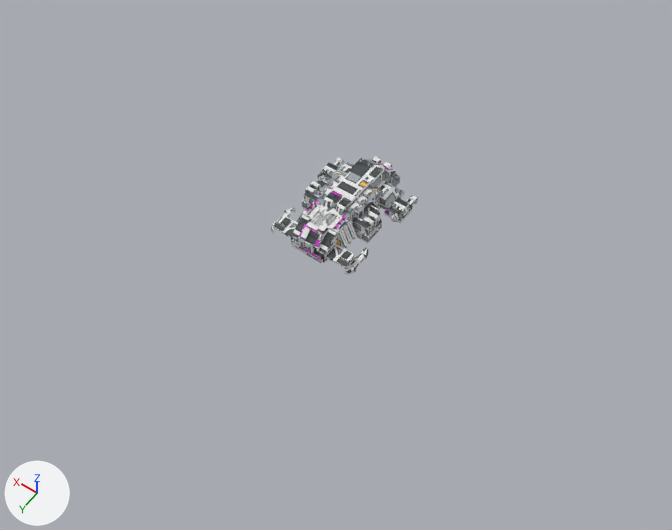
The Blender file _temporary/icumcv/icumcv.blend: old version first, new version second.
Before and after are seen from a 50 mm camera at (-19.2, 27.8, 38.9) aimed at (-1.3, 2.8, -0.5). The lights are fixed; the arrows at lower left show +X, +Y and +Z.

In view in the first picture: 'base'.
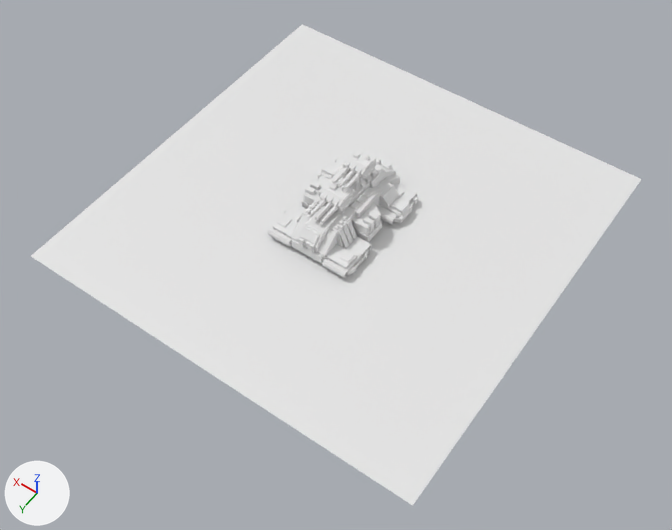
The change, as a list of edits to the scene's bpy script:
```text
Add mat_andmcv:
    mat_andmcv = diffuse_material('andmcv')
    mat_andmcv.base_color = (0.8, 0.8, 0.8)  # white #e7e7e7
Change me_base:
    used by ob_base; location = (0.0, 0.0, 0.0); rotation_euler = (1.571, 0.0, 0.0), in degrees (90, 0, 0); scale = (0.05, 0.05, 0.05)
    remove me_base.from_pydata(...)  # 718 vertices, 457 faces; spans x -56.1..56.1, y 4.0..44.3, z -74.2..74.2
    add me_base.from_pydata(...)  # 724 vertices, 457 faces; spans x -56.1..56.1, y 4.0..44.3, z -74.2..74.2
    me_base part 1: the loose piece of 8 vertices spanning x -32.3..-22.4, y 14.4..34.5, z -39.7..-33.9 is moved by (-0.4, 0.0, -7.2), in mat_andmcv (white #e7e7e7)
    me_base part 2: the loose piece of 8 vertices spanning x -32.3..-22.4, y 14.4..34.5, z -32.4..-26.7 is moved by (-0.4, 0.0, -7.4), in mat_andmcv (white #e7e7e7)
    me_base part 3: the loose piece of 8 vertices spanning x -41.2..-15.5, y 17.3..28.5, z -21.8..19.5 is moved by (-0.4, 0.0, 0.0), in mat_andmcv (white #e7e7e7)
    me_base part 4: the loose piece of 12 vertices spanning x -43.3..-32.5, y 18.2..33.0, z -7.8..-2.1 is moved by (-0.4, 0.0, -0.1), in mat_andmcv (white #e7e7e7)
    me_base part 5: the loose piece of 8 vertices spanning x -21.4..-14.4, y 36.1..38.0, z -14.3..-5.2 is moved by (0.0, 1.6, 0.0), in mat_andmcv (white #e7e7e7)
    me_base part 6: the loose piece of 8 vertices spanning x -32.3..-22.4, y 14.4..34.5, z -32.4..-26.7 is copied, and the copy is moved by (-0.4, 0.0, 0.2), in mat_andmcv (white #e7e7e7); it spans x -32.7..-22.8, y 14.4..34.5, z -32.3..-26.5
    me_base part 7: the loose piece of 12 vertices spanning x -43.3..-32.5, y 18.2..33.0, z -16.8..-11.1 is moved by (-0.4, 0.0, 0.0), in mat_andmcv (white #e7e7e7)
    me_base part 8: the loose piece of 8 vertices spanning x -21.4..-14.4, y 36.1..38.0, z 10.0..19.0 is moved by (0.0, 1.6, -2.8), in mat_andmcv (white #e7e7e7)
    me_base part 9: the loose piece of 8 vertices spanning x -21.4..-14.4, y 36.1..38.0, z -2.7..6.4 is moved by (0.0, 1.6, -0.9), in mat_andmcv (white #e7e7e7)
    me_base part 10: 2 vertices moved from x 39.0, y 17.9, z 28.7..41.7 to x 38.5, y 17.9, z 28.7..41.7; 2 vertices removed from x 39.0, y 11.3, z 28.7..41.7; 2 vertices added at x 38.5, y 11.3, z 28.7..41.7
    me_base part 11: 2 vertices moved from x -39.0, y 17.9, z 28.7..41.7 to x -38.5, y 17.9, z 28.7..41.7; 2 vertices removed from x -39.0, y 11.3, z 28.7..41.7; 2 vertices added at x -38.5, y 11.3, z 28.7..41.7
    me_base part 12: 4 vertices removed from x -32.3..-22.4, y 14.4..34.5, z -41.1
    me_base part 13: 375 faces spanning x -56.1..56.1, y 4.0..44.3, z -74.2..74.2 switch from mat_icumcv_bmp (picture img_icumcv_bmp) to mat_andmcv (white #e7e7e7)
Add me_plane:
    me_plane.from_pydata([(1.0, -1.0, 0.0), (-1.0, -1.0, 0.0), (1.0, 1.0, 0.0), (-1.0, 1.0, 0.0)], [], [(2, 3, 1, 0)])
Change ob_turret2:
    remove ob_turret2.hide_set(True)  # its collection is switched off
Change ob_turret1:
    remove ob_turret1.hide_set(True)  # its collection is switched off
Change ob_sleeves2:
    remove ob_sleeves2.hide_set(True)  # its collection is switched off
Change ob_sleeves1:
    remove ob_sleeves1.hide_set(True)  # its collection is switched off
Change ob_forward_left:
    remove ob_forward_left.hide_set(True)  # its collection is switched off
Change ob_bridge:
    remove ob_bridge.hide_set(True)  # its collection is switched off
Change ob_barrel1c:
    remove ob_barrel1c.hide_set(True)  # its collection is switched off
Change ob_forward_right:
    remove ob_forward_right.hide_set(True)  # its collection is switched off
Add ob_plane:
    ob_plane = bpy.data.objects.new('Plane', me_plane)
    ob_plane.location = (0.0, 0.0, 0.0)
    ob_plane.scale = (12.1, 12.1, 12.1)
```

Pixel boxes [x1, y1, x2, y2] of what changed, in the pictures (672 x 530 px; the box of a moved part takes in the faces that stretch with it):
'Plane', added
    after: [31, 24, 641, 506]
'base', reshaped
    before: [271, 157, 418, 275]
    after: [272, 157, 418, 275]
'forward_left', shown
    after: [322, 183, 417, 278]
'forward_right', shown
    after: [268, 156, 347, 246]
'turret2', shown
    after: [343, 149, 376, 179]
'turret1', shown
    after: [320, 182, 353, 211]
'bridge', shown
    after: [343, 169, 377, 191]
'sleeves2', shown
    after: [339, 161, 363, 183]
'sleeves1', shown
    after: [317, 193, 340, 215]
'barrel1c', shown
    after: [309, 206, 320, 217]
part 1 of me_base, moved or reshaped
    before: [343, 224, 353, 244]
    after: [339, 229, 349, 248]
part 2 of me_base, moved or reshaped
    before: [347, 220, 357, 240]
    after: [343, 224, 353, 244]
part 3 of me_base, moved or reshaped
    before: [352, 203, 380, 235]
    after: [352, 203, 381, 235]
part 4 of me_base, moved or reshaped
    before: [367, 211, 379, 227]
    after: [368, 212, 379, 228]
part 5 of me_base, moved or reshaped
    before: [351, 203, 359, 210]
    after: [350, 202, 360, 210]
part 6 of me_base, added
    after: [347, 220, 357, 239]
part 7 of me_base, moved or reshaped
    before: [362, 216, 374, 233]
    after: [363, 217, 374, 233]
part 8 of me_base, moved or reshaped
    before: [364, 189, 372, 196]
    after: [362, 189, 372, 198]
part 9 of me_base, moved or reshaped
    before: [357, 196, 366, 203]
    after: [356, 195, 366, 204]
part 10 of me_base, moved or reshaped
    both: [321, 163, 339, 175]
part 11 of me_base, moved or reshaped
    both: [391, 198, 408, 216]
part 12 of me_base, deleted
    before: [339, 229, 349, 248]
part 13 of me_base, recoloured (grey to white)
    both: [272, 157, 418, 275]
